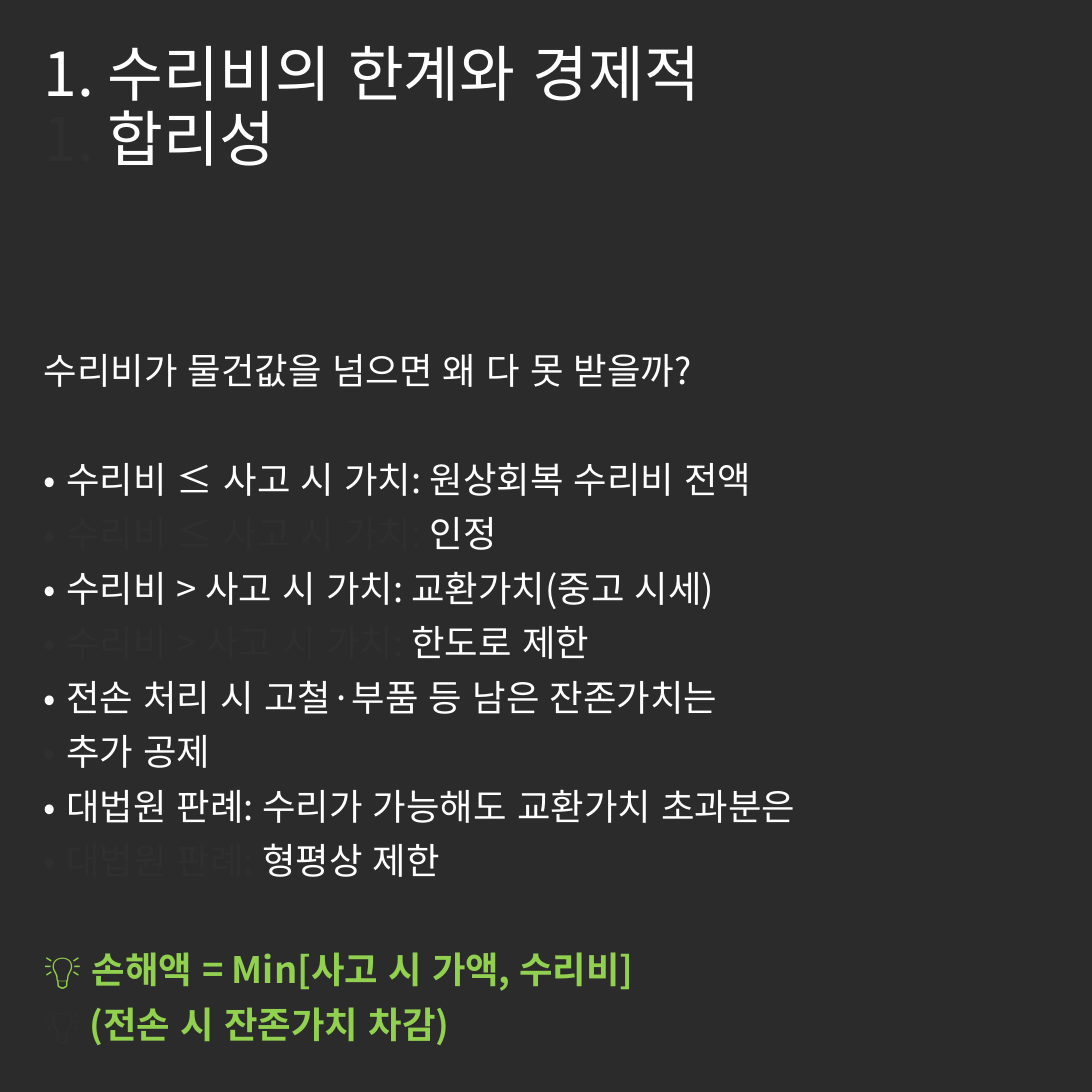
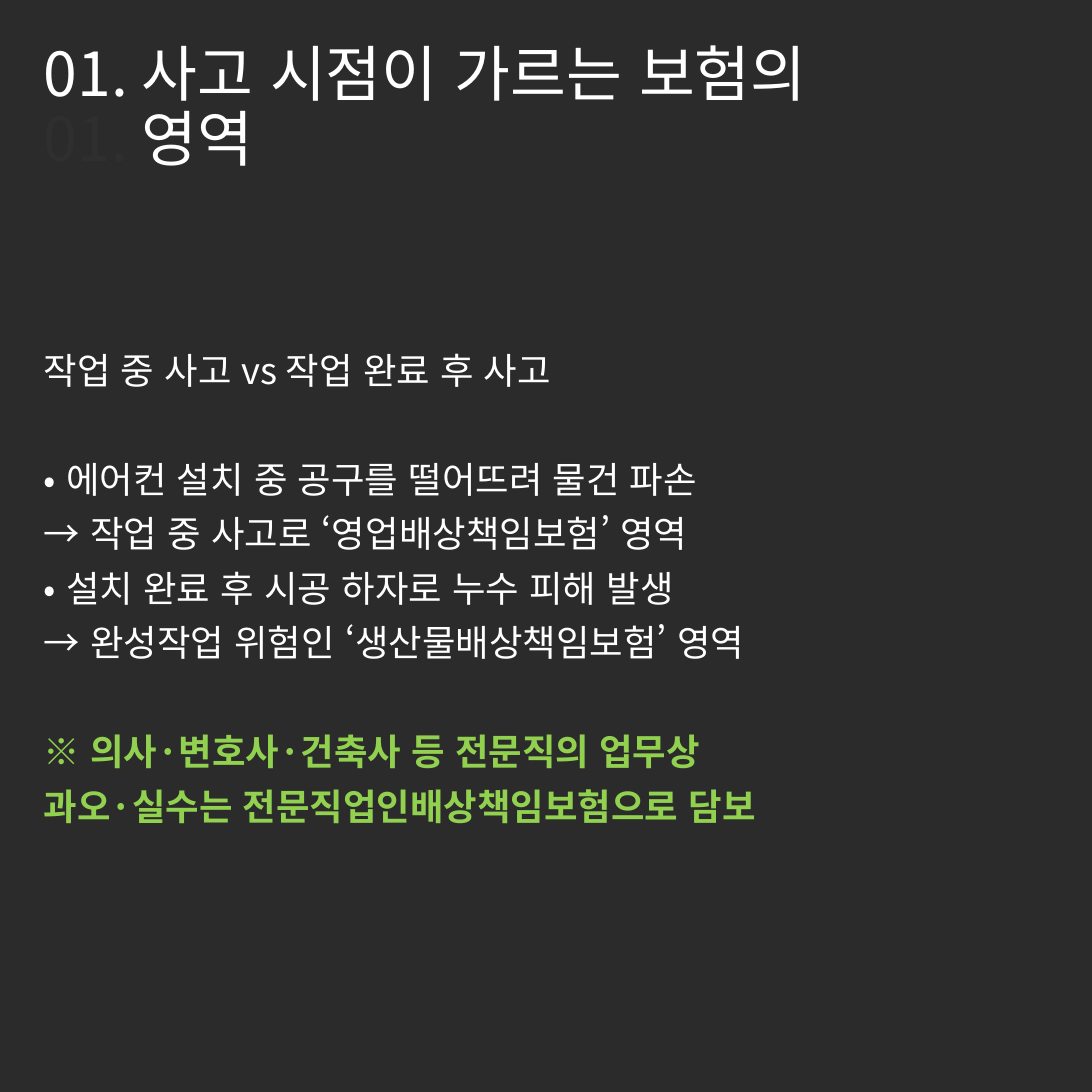
Before and after one commit to tladjuster00000029/brunch-SNS--auto, a slide deck: slide 2 of posts/images/generated_cards.pptx. Drawn at 1092x1092 pixels with LibreOffice and Linux fonts; fonts in the diff are those of the drawing; background and template pictures are left out; a plain dark background stands for a picture behind light text. Boxes give left, top, right and bottom in pixels: in the first picture for what was removed or moved away, otherwise in the second. Text is boxed around its words. In the diff, an @@ line names an element or a change of style, - is before the commit and + after.

```diff
--- a/posts/images/generated_cards.pptx
+++ b/posts/images/generated_cards.pptx
@@ title at (44,45,806,180): text changed @@
-1. 수리비의 한계와 경제적
-1. 합리성
+01. 사고 시점이 가르는 보험의
+01. 영역
@@ subtitle at (44,353,756,823): text changed @@
-수리비가 물건값을 넘으면 왜 다 못 받을까?
-• 수리비 ≤ 사고 시 가치: 원상회복 수리비 전액
-• 수리비 ≤ 사고 시 가치: 인정
-• 수리비 > 사고 시 가치: 교환가치(중고 시세)
-• 수리비 > 사고 시 가치: 한도로 제한
-• 전손 처리 시 고철·부품 등 남은 잔존가치는
-• 추가 공제
-• 대법원 판례: 수리가 가능해도 교환가치 초과분은
-• 대법원 판례: 형평상 제한
-💡 손해액 = Min[사고 시 가액, 수리비]
-💡 (전손 시 잔존가치 차감)
+작업 중 사고 vs 작업 완료 후 사고
+• 에어컨 설치 중 공구를 떨어뜨려 물건 파손
+→ 작업 중 사고로 ‘영업배상책임보험’ 영역
+• 설치 완료 후 시공 하자로 누수 피해 발생
+→ 완성작업 위험인 ‘생산물배상책임보험’ 영역
+※ 의사·변호사·건축사 등 전문직의 업무상
+과오·실수는 전문직업인배상책임보험으로 담보
```
Also in this commit, not shown: 4 other slides changed, 5 other files.
